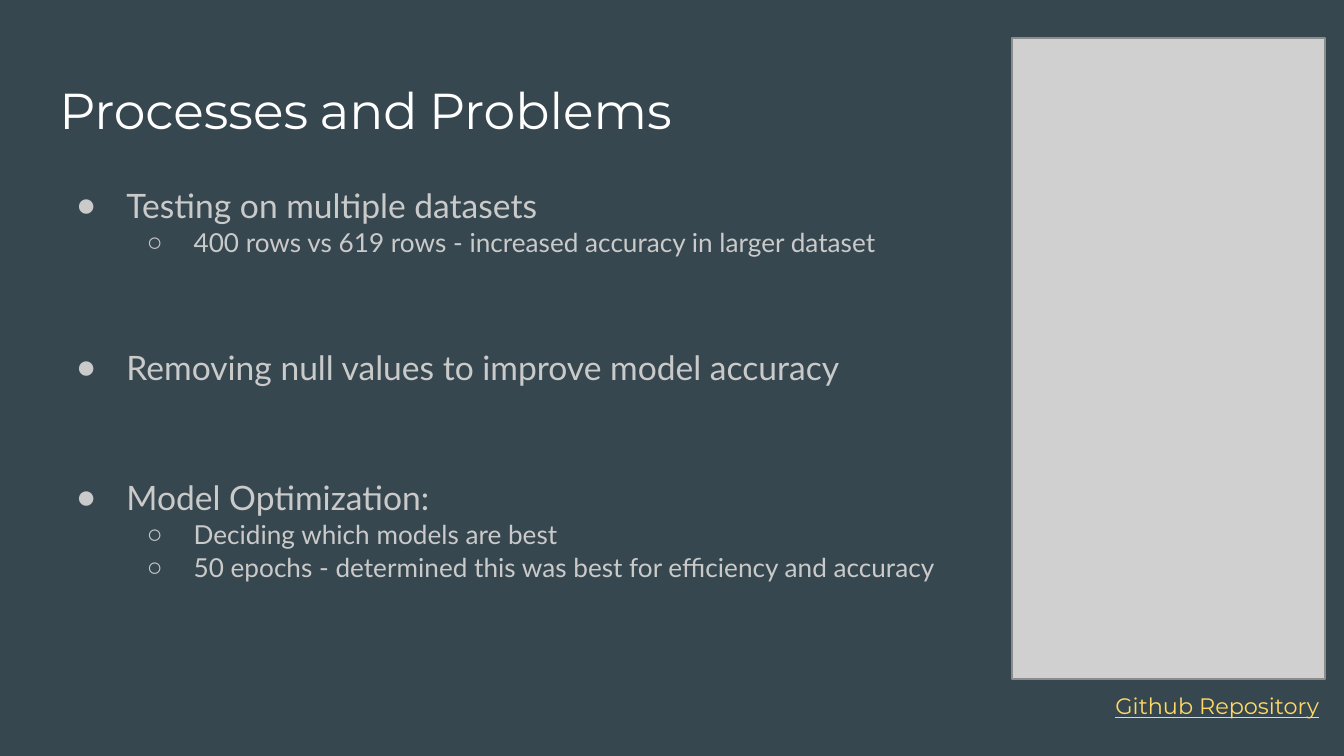
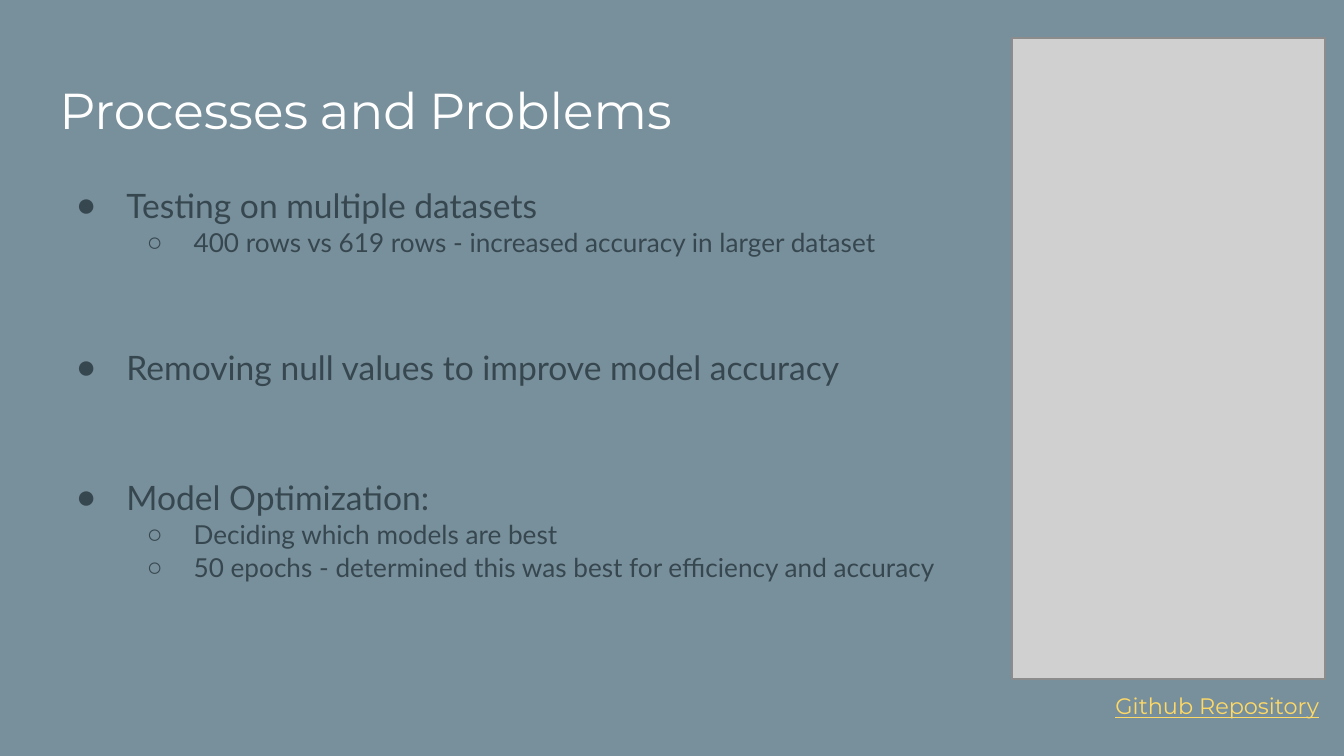
Before and after one commit to IB2MS/Project_4, a slide deck: slide 11 of Sleep Efficiency Analysis and Modeling.pptx (slide 9 before the commit). Drawn at 1344x756 pixels with LibreOffice and Linux fonts; fonts in the diff are those of the drawing; grey boxes stand for pictures. Boxes give left, top, right and bottom in pixels: in the first picture for what was removed or moved away, otherwise in the second. Text is boxed around its words. In the diff, an @@ line names an element or a change of style, - is before the commit and + after.

```diff
--- a/Sleep Efficiency Analysis and Modeling.pptx
+++ b/Sleep Efficiency Analysis and Modeling.pptx
@@ background #37474F to #78909C @@
@@ text "Testing on multiple datasets" at (x1=126, y1=193, x2=935, y2=581): text colour #CACACA to #37474F; bullet colour #CACACA to #37474F @@
```
Also in this commit, not shown: 9 other slides changed, 3 slides added, 1 slide removed.
